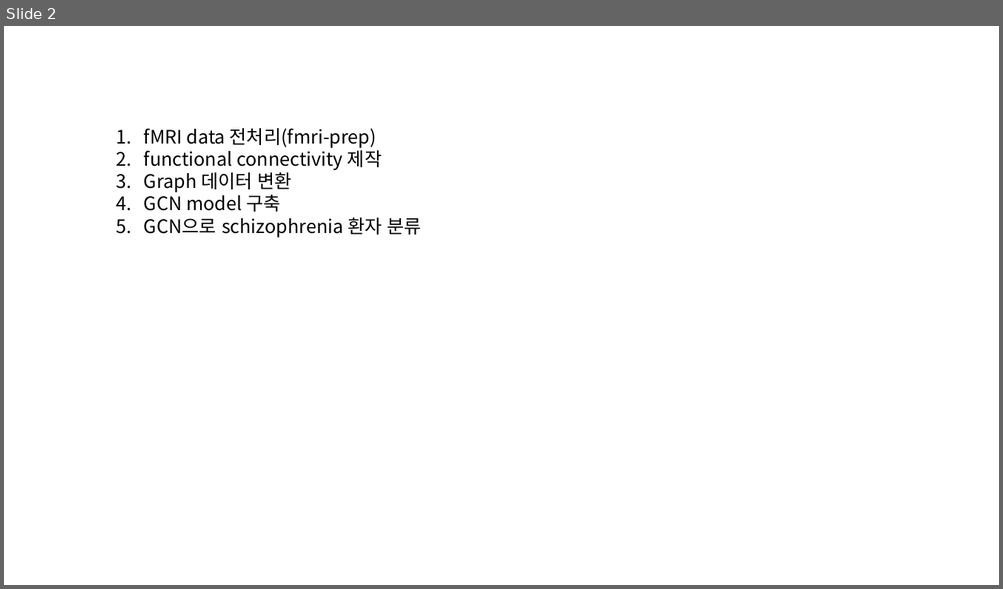
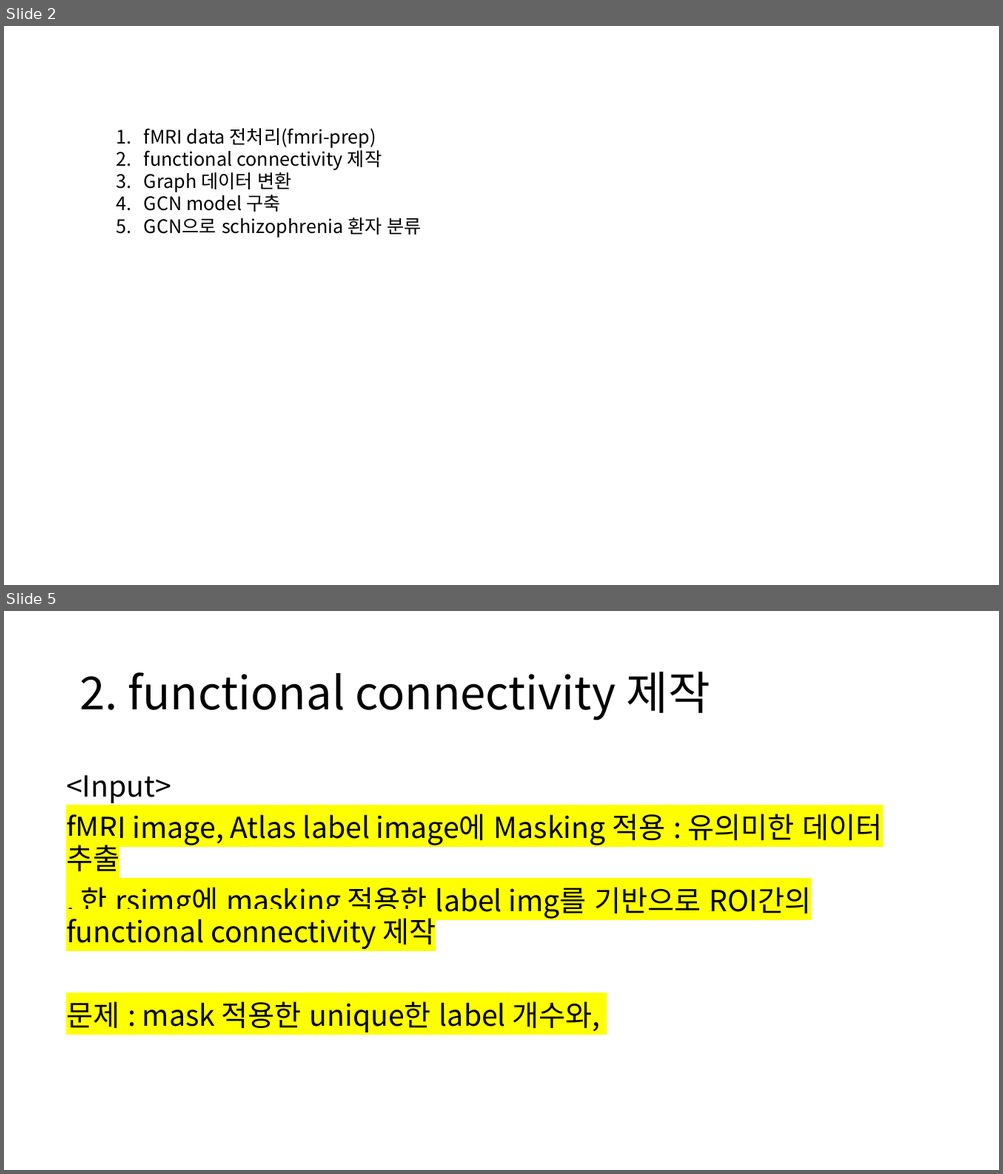
Before and after one commit to janett105/GNN_SCHZ, a slide deck: Presentation/초기 발표.pptx. Shown one above the other, each under a label of ours: slide 2 before the commit, slides 2 and 5 after it; the slides between them are not shown. The pictures are 1003x589 and 1003x1174 pixels, drawn with LibreOffice and Linux fonts; fonts in the diff are those of the drawing. Boxes give left, top, right and bottom in pixels: in the first picture for what was removed or moved away, otherwise in the second. Text is boxed around its words. In the diff, an @@ line names an element or a change of style, - is before the commit and + after.

```diff
--- a/Presentation/초기 발표.pptx
+++ b/Presentation/초기 발표.pptx
@@ slide 5 added at bbox=[4, 611, 999, 1170], background #FFFFFF @@
@@ title added at bbox=[79, 672, 710, 721], 44 pt, text #000000 @@
+2. functional connectivity 제작
@@ text added at bbox=[66, 775, 882, 1033], 28 pt, text #000000 @@
+<Input>
+fMRI image, Atlas label image에 Masking 적용 : 유의미한 데이터 추출
+, 한 rsimg에 masking 적용한 label img를 기반으로 ROI간의 functional connectivity 제작
+문제 : mask 적용한 unique한 label 개수와,
```
Also in this commit, not shown: 5 slides changed, 3 other slides added, 37 other files.
